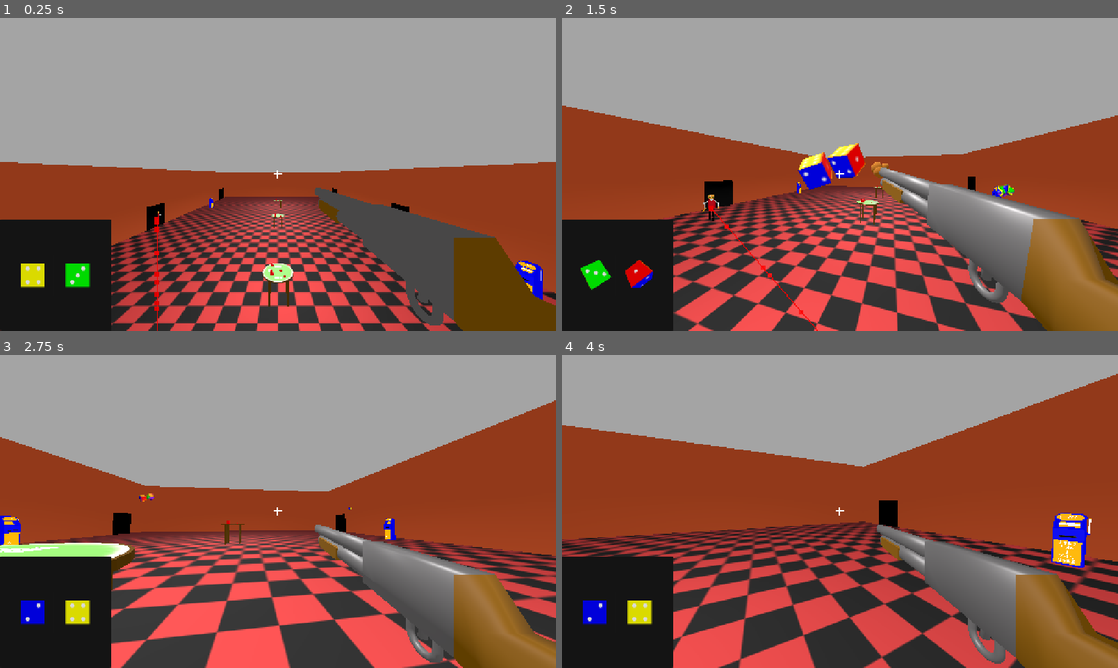
Above: before the commit, frames 1-4 (two rows, left to right).
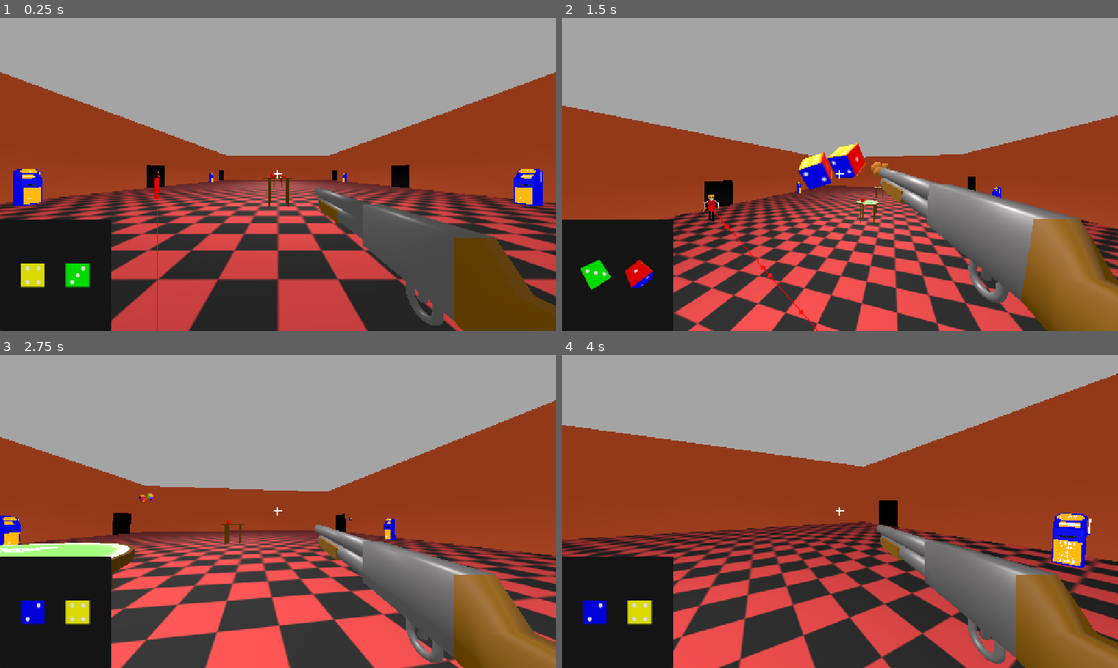
Above: after the commit, the same moments.

Repository: Ravioli45/RespawnJamFall2026
Game: Godot game, scene res://Casino/casino.tscn
Two runs of this game, one before a commit and one after it. Both use one fixed random seed, a clock stepped at 60 frames per second and the inputs below.
Inputs (mouse positions are in pixels of both pictures, inside the frame that each line leads up to):
- Up to frame 1 (0.25 s): no input
- Up to frame 2 (1.5 s): move the mouse to (867, 174) at 0.52 s; hold E (interact) 0.53-1.28 s; hold W (forward) from 0.53 s (still down); click (867, 174) at 0.67 s; tap Space (jump) at 0.77 s; move the mouse to (812, 174) at 1.27 s; click (812, 174) at 1.35 s
- Up to frame 3 (2.75 s): keep holding W (forward); tap Space (jump) at 1.52 s; move the mouse to (289, 505) at 2.02 s; hold E (interact) from 2.03 s (still down)
- Up to frame 4 (4 s): keep holding W (forward); move the mouse to (834, 517) at 2.77 s; release E (interact) at 2.78 s; click (834, 517) at 2.85 s; tap Space (jump) at 3.02, 3.77 s; move the mouse to (878, 514) at 3.52 s; hold E (interact) from 3.53 s (still down)

The runs differ from the first frame. In frame 1, 40% of the frame differs, in the area x 0-100%, y 17-100%; in frame 2, 0.1%; in frame 3, less than 0.1%; in frame 4, less than 0.1%.

Commit message:
Modifier sprites

Diff:
--- a/Casino/casino.tscn
+++ b/Casino/casino.tscn
@@ -114,7 +114,7 @@
 spot_angle = 75.0
 
 [node name="Player" parent="." unique_id=1423276027 instance=ExtResource("2_pvja2")]
-transform = Transform3D(1, 0, 0, 0, 1, 0, 0, 0, 1, 0, 3.5693383, 10.811504)
+transform = Transform3D(1, 0, 0, 0, 1, 0, 0, 0, 1, 0, 0.5, 10.811504)
 
 [node name="Enemy" parent="." unique_id=1516501594 node_paths=PackedStringArray("player") instance=ExtResource("5_mlntv")]
 transform = Transform3D(1, 0, 0, 0, 1, 0, 0, 0, 1, -8.87329, 0.5006397, -0.63140583)
Renamed: Weapons/Modifiers/explosion_blue.png -> Weapons/Modifiers/Explosion/explosion_blue.png
Not shown, added: Weapons/Modifiers/Explosion/explosion_blue.png.import
Renamed: Weapons/Modifiers/explosion_green.png -> Weapons/Modifiers/Explosion/explosion_green.png
Not shown, added: Weapons/Modifiers/Explosion/explosion_green.png.import
Renamed: Weapons/Modifiers/explosion_orange.png -> Weapons/Modifiers/Explosion/explosion_orange.png
Not shown, added: Weapons/Modifiers/Explosion/explosion_orange.png.import
Renamed: Weapons/Modifiers/explosion_purple.png -> Weapons/Modifiers/Explosion/explosion_purple.png
Not shown, added: Weapons/Modifiers/Explosion/explosion_purple.png.import
Renamed: Weapons/Modifiers/explosion_red.png -> Weapons/Modifiers/Explosion/explosion_red.png
Not shown, changed: Weapons/Modifiers/Explosion/explosion_red.png.import
Renamed: Weapons/Modifiers/explosion_yellow.png -> Weapons/Modifiers/Explosion/explosion_yellow.png
Not shown, changed: Weapons/Modifiers/Explosion/explosion_yellow.png.import
(and 24 more such lines)
